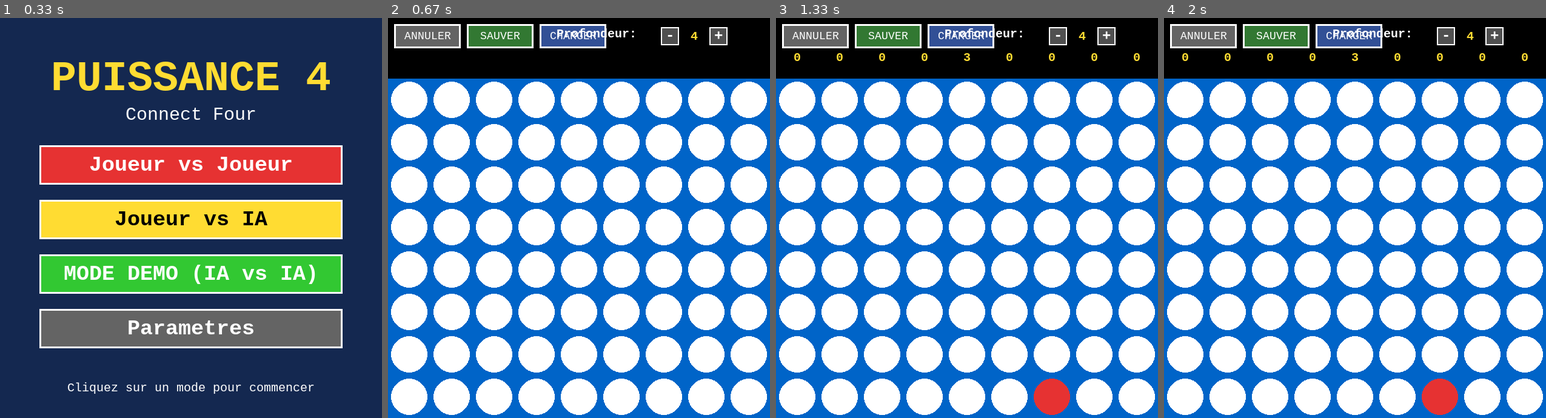
Above: before the commit, frames 1-4 (left to right).
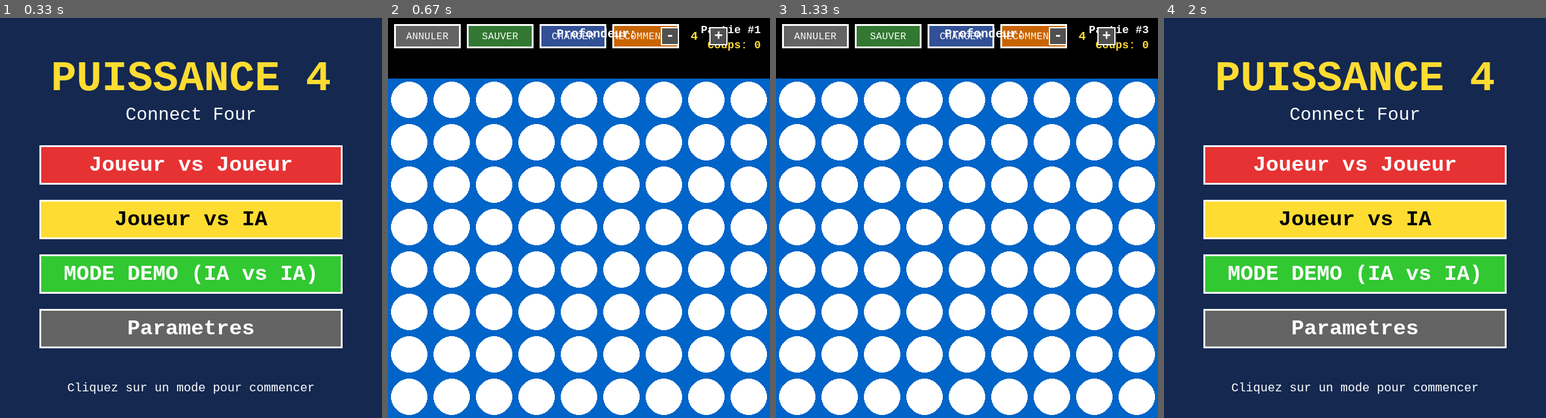
Above: after the commit, the same moments.

Repository: metuscarnel/ConnectFourv2
Game: pygame game, started from main.py
Same seed, same stepped clock (60 frames per second), same inputs: the game is played once before the commit and once after it.
Inputs (mouse positions are in pixels of both pictures, inside the frame that each line leads up to):
- Up to frame 1 (0.33 s): no input
- Up to frame 2 (0.67 s): click (579, 218) at 0.38 s
- Up to frame 3 (1.33 s): click (1031, 38) at 0.72 s, where only the run after the commit has a clickable "RECOMMENCER"; hold R from 1 s (still down)
- Up to frame 4 (2 s): release R at 1.47 s; hold Esc 1.5-1.97 s

Frame 1 is identical in both runs. In frame 2, 1.3% of the frame differs, in the area x 4-98%, y 1-9%; in frame 3, 2.2%; in frame 4, 97%, in the area x 0-100%, y 0-100%.

Commit message:
db management

Diff:
--- a/src/controllers/game_controller.py
+++ b/src/controllers/game_controller.py
@@ -85,6 +85,10 @@
                 print(f"[CONTROLLER DEBUG] État : GAME (Mode: {self.gamemode})")
                 self.run_game()
 
+            elif self.state == AppState.GAME_OVER:
+                print("[CONTROLLER DEBUG] État : GAME_OVER")
+                self.run_game_over()
+
         # Fermeture propre
         print("\n[CONTROLLER DEBUG] === FERMETURE DE L'APPLICATION ===")
         self.view.quit()
@@ -101,6 +105,10 @@
             mouse_x: Position X de la souris (optionnel) pour afficher le pion fantôme
         """
         self.view.draw_board(self.game.board, mouse_x, self.game.get_current_player())
+
+        # Affichage des informations de la partie (ID et nombre de coups)
+        move_count = len(self.game.move_history)
+        self.view.draw_game_info(self.game.game_id, move_count)
 
         # Affichage du sélecteur de profondeur en mode PvAI
         if self.gamemode == "PvAI" and hasattr(self.ai, 'depth'):
@@ -437,13 +445,20 @@
                     game_over = True
                     break
 
-                # Touche ECHAP pour quitter (utile en mode démo)
+                # Gestion des touches clavier
                 if event.type == pygame.KEYDOWN:
+                    # Touche ECHAP : Retour au menu (utile en mode démo)
                     if event.key == pygame.K_ESCAPE:
                         print("[CONTROLLER DEBUG] Touche ÉCHAP pressée - Retour au menu")
                         self.state = AppState.MENU
                         game_over = True
                         break
+
+                    # Touche R : Recommencer la partie
+                    elif event.key == pygame.K_r:
+                        print("[CONTROLLER DEBUG] Touche R pressée - Reset de la partie")
+                        self.reset_game()
+                        continue
 
                 # Mouvement de la souris : affichage du pion fantôme (uniquement pour le joueur humain)
                 if event.type == pygame.MOUSEMOTION:
@@ -555,7 +570,18 @@
                         print("[CONTROLLER DEBUG] === FIN TRAITEMENT CHARGER ===\n")
 
                     # ========================================
-                    # BRANCHE 4 : CLIC SUR LE PLATEAU
+                    # BRANCHE 4 : CLIC SUR BOUTON RECOMMENCER
+                    # ========================================
+                    elif self.view.restart_button_rect and self.view.restart_button_rect.collidepoint(mouse_pos):
+                        print("\n[CONTROLLER DEBUG] === CLIC SUR BOUTON RECOMMENCER ===")
+
+                        # Réinitialisation de la partie
+                        self.reset_game()
+
+                        print("[CONTROLLER DEBUG] === FIN TRAITEMENT RECOMMENCER ===\n")
+
+                    # ========================================
+                    # BRANCHE 5 : CLIC SUR LE PLATEAU
                     # ========================================
                     else:
                         # Ignorer les clics en mode AIvsAI (démo automatique)
@@ -590,17 +616,90 @@
                                     self._handle_game_over()
                                     game_over = True
 
-        # Retour au menu après la partie (si pas de demande de fermeture)
+        # Note : Après la fin de partie, l'état est maintenant GAME_OVER (grille figée)
+        # Cette ligne n'est exécutée que si la partie est interrompue sans game over
         if self.state == AppState.GAME:
             self.state = AppState.MENU
-            print("\n[CONTROLLER DEBUG] Retour au menu principal\n")
+            print("\n[CONTROLLER DEBUG] Retour au menu principal (partie interrompue)\n")
+
+    def run_game_over(self) -> None:
+        """
+        Gère l'état de fin de partie avec grille figée.
+
+        Affiche la grille finale avec le résultat et attend une action utilisateur :
+        - ECHAP : Retour au menu principal
+        - R : Recommencer une nouvelle partie avec les mêmes paramètres
+
+        Les joueurs ne peuvent plus poser de pions, la grille est figée.
+        """
+        print("\n[CONTROLLER DEBUG] === ÉTAT GAME_OVER (Grille figée) ===")
+
+        game_over_active = True
+
+        while game_over_active and self.state == AppState.GAME_OVER:
+            # Limitation du framerate
+            self.clock.tick(self.fps)
+
+            # Gestion des événements
+            for event in pygame.event.get():
+                # Fermeture de la fenêtre
+                if event.type == pygame.QUIT:
+                    self.state = AppState.QUIT
+                    game_over_active = False
+                    break
+
+                # Gestion des touches clavier
+                if event.type == pygame.KEYDOWN:
+                    # Touche ECHAP : Retour au menu
+                    if event.key == pygame.K_ESCAPE:
+                        print("[CONTROLLER DEBUG] Touche ÉCHAP pressée - Retour au menu")
+                        self.state = AppState.MENU
+                        game_over_active = False
+                        break
+
+                    # Touche R : Recommencer une partie
+                    elif event.key == pygame.K_r:
+                        print("[CONTROLLER DEBUG] Touche R pressée - Recommencer une partie")
+                        self.state = AppState.GAME
+                        game_over_active = False
+                        break
+
+        print("[CONTROLLER DEBUG] === FIN ÉTAT GAME_OVER ===\n")
+
+    def reset_game(self) -> None:
+        """
+        Réinitialise la partie en cours pour recommencer une nouvelle manche.
+
+        Cette méthode :
+        - Marque l'ancienne partie comme 'ABANDONNEE' (si en cours)
+        - Appelle game.reset() pour vider le plateau et générer un nouvel ID
+        - Rafraîchit l'affichage pour montrer le plateau vide
+
+        Peut être appelée à tout moment pendant une partie (même non terminée).
+        """
+        if self.game is None:
+            print("[CONTROLLER DEBUG] Impossible de reset : aucune partie en cours")
+            return
+
+        print("\n[CONTROLLER DEBUG] === RESET DE LA PARTIE ===")
+        old_id = self.game.game_id
+
+        # Reset du jeu (génère un nouvel ID et vide le plateau)
+        self.game.reset()
+
+        print(f"[CONTROLLER DEBUG] Partie {old_id} -> Nouvelle partie {self.game.game_id}")
+
+        # Rafraîchissement de l'affichage
+        self._refresh_game_display()
+
+        print("[CONTROLLER DEBUG] === RESET TERMINÉ ===\n")
 
     def _handle_game_over(self) -> None:
         """
         Gère l'affichage de fin de partie.
 
         Centralise la logique d'affichage de victoire/égalité.
-        Attend 4 secondes avant de retourner au menu.
+        Change l'état vers GAME_OVER pour figer la grille.
         """
         # Force un dernier rafraîchissement du plateau
         self.view.draw_board(self.game.board)
@@ -613,6 +712,9 @@
 
         # Affichage du message de game over
         self.view.show_game_over(winner)
+
+        # Affichage des instructions
+        self.view.draw_game_over_instructions()
 
         # Mise à jour de l'affichage
         self.view.update_display()
@@ -624,5 +726,6 @@
         else:
             print("🤝 Égalité - Plateau rempli!")
 
-        # Attente de 4 secondes avant de retourner au menu
-        pygame.time.wait(4000)
+        # Transition vers l'état GAME_OVER (grille figée)
+        self.state = AppState.GAME_OVER
+        print("[CONTROLLER DEBUG] Transition vers l'état GAME_OVER")
--- a/src/models/game.py
+++ b/src/models/game.py
@@ -4,12 +4,17 @@
 """
 
 from typing import Optional
+import time
 
 from .board import Board
 from ..utils.constants import PLAYER1, PLAYER2
 from ..utils.enums import GameState
 
 
+# Compteur global pour générer des IDs de partie uniques
+_game_counter = 0
+
+
 class Game:
     """
     Gère l'état global d'une partie de Puissance 4.
@@ -18,6 +23,8 @@
     alternance des tours, détection des conditions de victoire et d'égalité.
 
     Attributes:
+        game_id: Identifiant unique de la partie
+        game_status: Statut de la partie ('EN_COURS', 'TERMINEE', 'ABANDONNEE')
         board: Instance du plateau de jeu
         current_player: Joueur dont c'est le tour (PLAYER1 ou PLAYER2)
         state: État actuel de la partie (GameState)
@@ -34,11 +41,20 @@
             cols: Nombre de colonnes du plateau (par défaut 7)
             start_player: Joueur qui commence (par défaut PLAYER1)
         """
+        # Génération d'un ID unique pour la partie
+        global _game_counter
+        _game_counter += 1
+        self.game_id: int = _game_counter
+        self.game_status: str = 'EN_COURS'
+
+        # Initialisation du plateau et de l'état de jeu
         self.board: Board = Board(rows=rows, cols=cols)
         self.current_player: int = start_player
         self.state: GameState = GameState.IN_PROGRESS
         self.winner: Optional[int] = None
         self.move_history: list[tuple[int, int]] = []  # Historique (col, player)
+
+        print(f"[GAME DEBUG] Nouvelle partie créée - ID: {self.game_id}")
 
     def play_turn(self, col: int) -> bool:
         """
@@ -233,13 +249,29 @@
         """
         Réinitialise la partie pour une nouvelle manche.
 
-        Remet le plateau à zéro et redémarre avec le joueur 1.
-        """
+        Remet le plateau à zéro, redémarre avec le joueur 1,
+        et génère un nouvel ID de partie.
+        """
+        # Marquer l'ancienne partie comme abandonnée si elle était en cours
+        if self.game_status == 'EN_COURS':
+            old_id = self.game_id
+            self.game_status = 'ABANDONNEE'
+            print(f"[GAME DEBUG] Partie {old_id} marquée comme ABANDONNEE")
+
+        # Génération d'un nouvel ID
+        global _game_counter
+        _game_counter += 1
+        self.game_id = _game_counter
+        self.game_status = 'EN_COURS'
+
+        # Réinitialisation du plateau et de l'état
         self.board.reset()
         self.current_player = PLAYER1
         self.state = GameState.IN_PROGRESS
         self.winner = None
         self.move_history = []
+
+        print(f"[GAME DEBUG] Nouvelle partie démarrée - ID: {self.game_id}")
 
     def get_board_copy(self) -> Board:
         """
--- a/src/utils/enums.py
+++ b/src/utils/enums.py
@@ -30,11 +30,13 @@
         MENU: Affichage du menu principal
         SETTINGS: Écran de paramètres/configuration
         GAME: Partie en cours
+        GAME_OVER: Fin de partie (grille figée, attente action utilisateur)
         QUIT: Fermeture de l'application
     """
     MENU = auto()
     SETTINGS = auto()
     GAME = auto()
+    GAME_OVER = auto()
     QUIT = auto()
 
 
--- a/src/views/pygame_view.py
+++ b/src/views/pygame_view.py
@@ -61,6 +61,7 @@
         self.undo_button_rect: Optional[pygame.Rect] = None
         self.save_button_rect: Optional[pygame.Rect] = None
         self.load_button_rect: Optional[pygame.Rect] = None
+        self.restart_button_rect: Optional[pygame.Rect] = None
 
     def draw_board(self, board: Board, mouse_x: Optional[int] = None, current_player: int = PLAYER1, ai_scores: Optional[dict] = None, ai_player: int = 2) -> None:
         """
@@ -177,8 +178,8 @@
         Contient :
         - Bouton "ANNULER" en haut à gauche
         - Bouton "SAUVER" au centre-gauche
-        - Bouton "CHARGER" au centre-droit
-        - Texte "Tour du joueur" à droite (futur)
+        - Bouton "CHARGER" au centre
+        - Bouton "RECOMMENCER" au centre-droit
 
         Les rectangles des boutons sont stockés dans self.*_button_rect
         pour la détection des clics par le contrôleur.
@@ -187,13 +188,13 @@
         pour garantir que les boutons restent fixes.
         """
         # Dimensions des boutons (tous identiques)
-        button_width = 110  # Taille réduite pour 3 boutons
+        button_width = 110  # Taille réduite pour 4 boutons
         button_height = 40
         button_spacing = 10  # Espacement entre les boutons
         button_y = 10  # 10px de marge en haut (dans le header)
 
         # Police pour les boutons
-        button_font = pygame.font.SysFont("monospace", 18)
+        button_font = pygame.font.SysFont("monospace", 16)
 
         # ========================================
         # BOUTON 1 : ANNULER
@@ -245,6 +246,57 @@
         self.screen.blit(text_surface, text_rect)
 
         self.load_button_rect = load_rect
+
+        # ========================================
+        # BOUTON 4 : RECOMMENCER
+        # ========================================
+        button_x4 = button_x3 + button_width + button_spacing
+        restart_rect = pygame.Rect(button_x4, button_y, button_width, button_height)
+
+        # Dessin du fond (orange)
+        pygame.draw.rect(self.screen, (200, 100, 0), restart_rect)
+        pygame.draw.rect(self.screen, WHITE, restart_rect, 3)
+
+        # Texte
+        text_surface = button_font.render("RECOMMENCER", True, WHITE)
+        text_rect = text_surface.get_rect(center=restart_rect.center)
+        self.screen.blit(text_surface, text_rect)
+
+        self.restart_button_rect = restart_rect
+
+    def draw_game_info(self, game_id: int, move_count: int) -> None:
+        """
+        Affiche les informations de la partie en cours dans le header (côté droit).
+
+        Affiche :
+        - L'ID de la partie actuelle (ex: "Partie #42")
+        - Le nombre de coups joués (ex: "Coups : 15")
+
+        Args:
+            game_id: Identifiant unique de la partie
+            move_count: Nombre de coups joués dans la partie
+        """
+        # Police pour les infos
+        info_font = pygame.font.SysFont("monospace", 18, bold=True)
+
+        # Texte pour l'ID de partie
+        id_text = f"Partie #{game_id}"
+        id_label = info_font.render(id_text, True, WHITE)
+
+        # Texte pour le nombre de coups
+        moves_text = f"Coups: {move_count}"
+        moves_label = info_font.render(moves_text, True, YELLOW)
+
+        # Positionnement à droite dans le header
+        # ID en haut à droite
+        id_x = self.width - id_label.get_width() - 15
+        id_y = 10
+        self.screen.blit(id_label, (id_x, id_y))
+
+        # Nombre de coups juste en dessous
+        moves_x = self.width - moves_label.get_width() - 15
+        moves_y = 35
+        self.screen.blit(moves_label, (moves_x, moves_y))
 
     def draw_preview_piece(self, col: Optional[int], player: int) -> None:
         """
@@ -397,11 +449,34 @@
         self.screen.blit(main_label, main_rect)
         self.screen.blit(sub_label, sub_rect)
 
-        # Message de fermeture
-        close_text = "Fermeture dans 4 secondes..."
-        close_label = self.small_font.render(close_text, True, WHITE)
-        close_rect = close_label.get_rect(center=(self.width // 2, self.height // 2 + 100))
-        self.screen.blit(close_label, close_rect)
+    def draw_game_over_instructions(self) -> None:
+        """
+        Affiche les instructions pour les actions disponibles après la fin de partie.
+
+        Affiche en bas de l'écran :
+        - ECHAP pour retourner au menu
+        - R pour recommencer une partie
+        """
+        # Police pour les instructions
+        instruction_font = pygame.font.SysFont("monospace", 28, bold=True)
+
+        # Textes d'instructions
+        esc_text = "ECHAP : Retour au menu"
+        restart_text = "R : Recommencer"
+
+        # Rendu des textes
+        esc_label = instruction_font.render(esc_text, True, WHITE)
+        restart_label = instruction_font.render(restart_text, True, WHITE)
+
+        # Positionnement en bas de l'écran (centré)
+        y_position = self.height // 2 + 100
+
+        esc_rect = esc_label.get_rect(center=(self.width // 2, y_position))
+        restart_rect = restart_label.get_rect(center=(self.width // 2, y_position + 40))
+
+        # Affichage
+        self.screen.blit(esc_label, esc_rect)
+        self.screen.blit(restart_label, restart_rect)
 
     def get_column_from_mouse_pos(self, x_pos: int) -> Optional[int]:
         """
